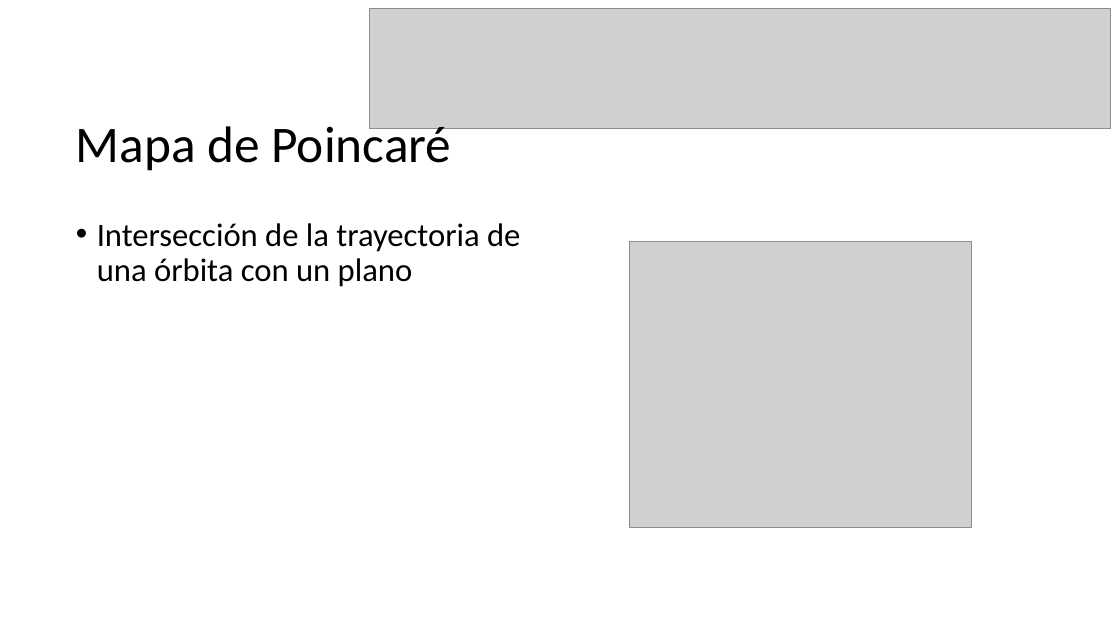
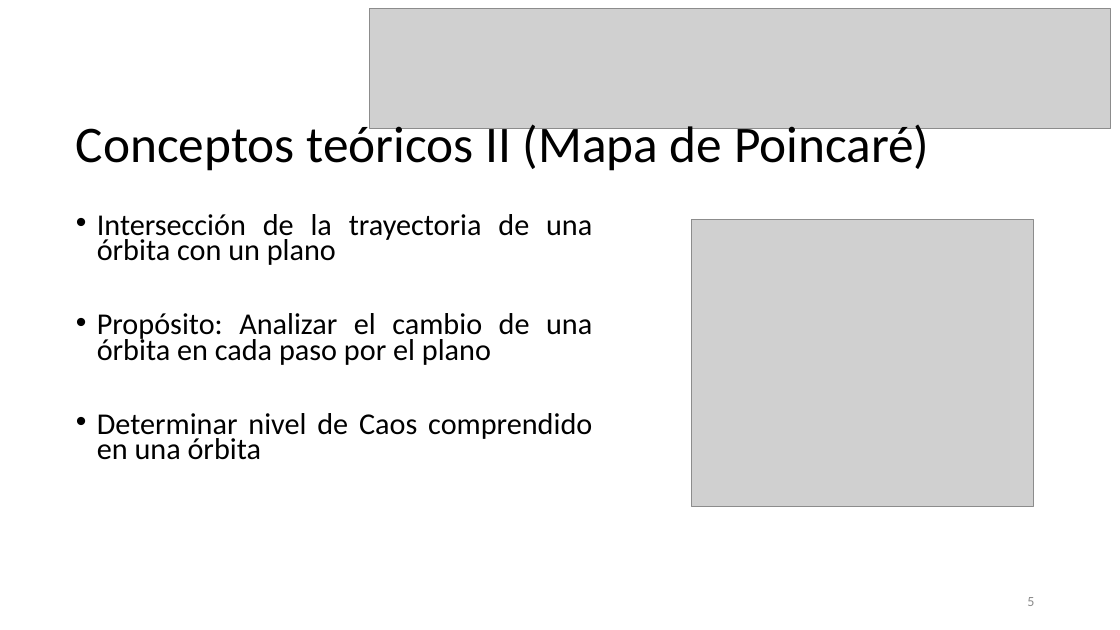
Before and after one commit to BlancaBC/Gravity, a slide deck: slide 5 of Presentacion.pptx (slide 6 before the commit). Drawn at 1120x630 pixels with LibreOffice and Linux fonts; fonts in the diff are those of the drawing; grey boxes stand for pictures. Boxes give left, top, right and bottom in pixels: in the first picture for what was removed or moved away, otherwise in the second. Text is boxed around its words. In the diff, an @@ line names an element or a change of style, - is before the commit and + after.

```diff
--- a/Presentacion.pptx
+++ b/Presentacion.pptx
@@ title at [76, 119, 929, 171]: text changed @@
-Mapa de Poincaré
+Conceptos teóricos II (Mapa de Poincaré)
@@ text at [97, 214, 592, 265]: size 28 to 25.9 pt in "Intersección de la trayectoria de una órbita ..."; alignment left to justified; line spacing 0.9 to 0.7 @@
@@ picture: place and size @@
-picture at [630, 241, 971, 528]
+picture at [691, 219, 1033, 506]
@@ text at [97, 313, 592, 460]: paragraphs added @@
+• Propósito: Analizar el cambio de una órbita en cada paso por el plano
+• Determinar nivel de Caos comprendido en una órbita
@@ page number added at [1027, 597, 1034, 606], 12 pt, text #8C8C8C @@
+5
```
Also in this commit, not shown: 11 other slides changed, 1 slide added.
